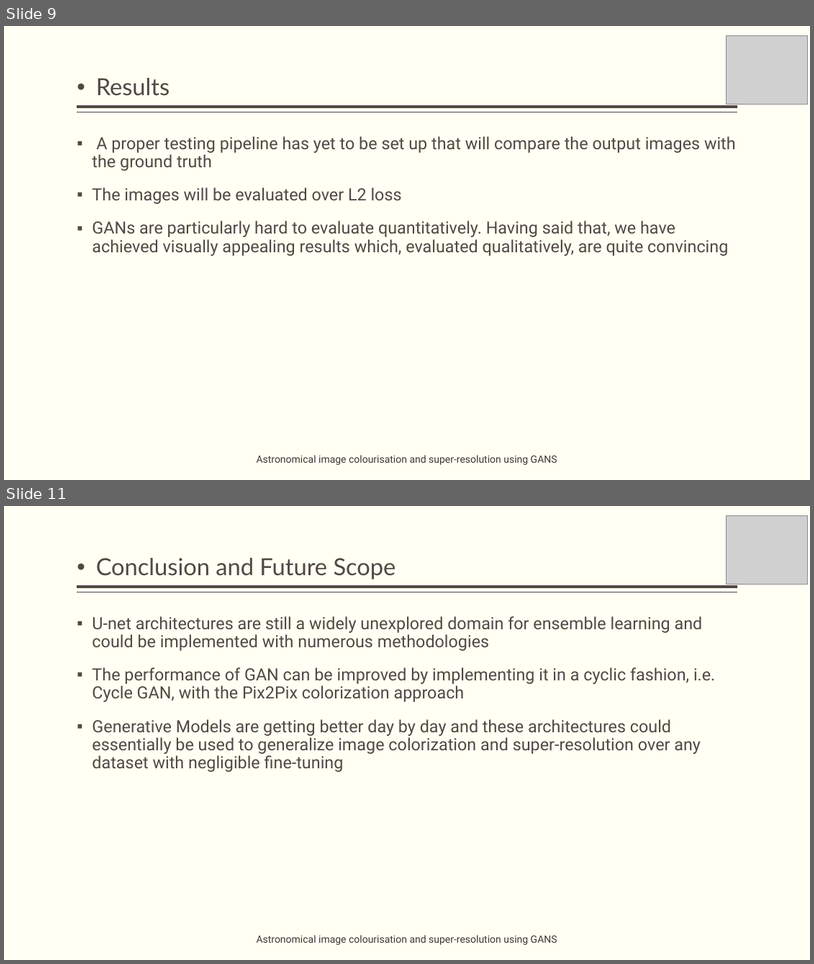
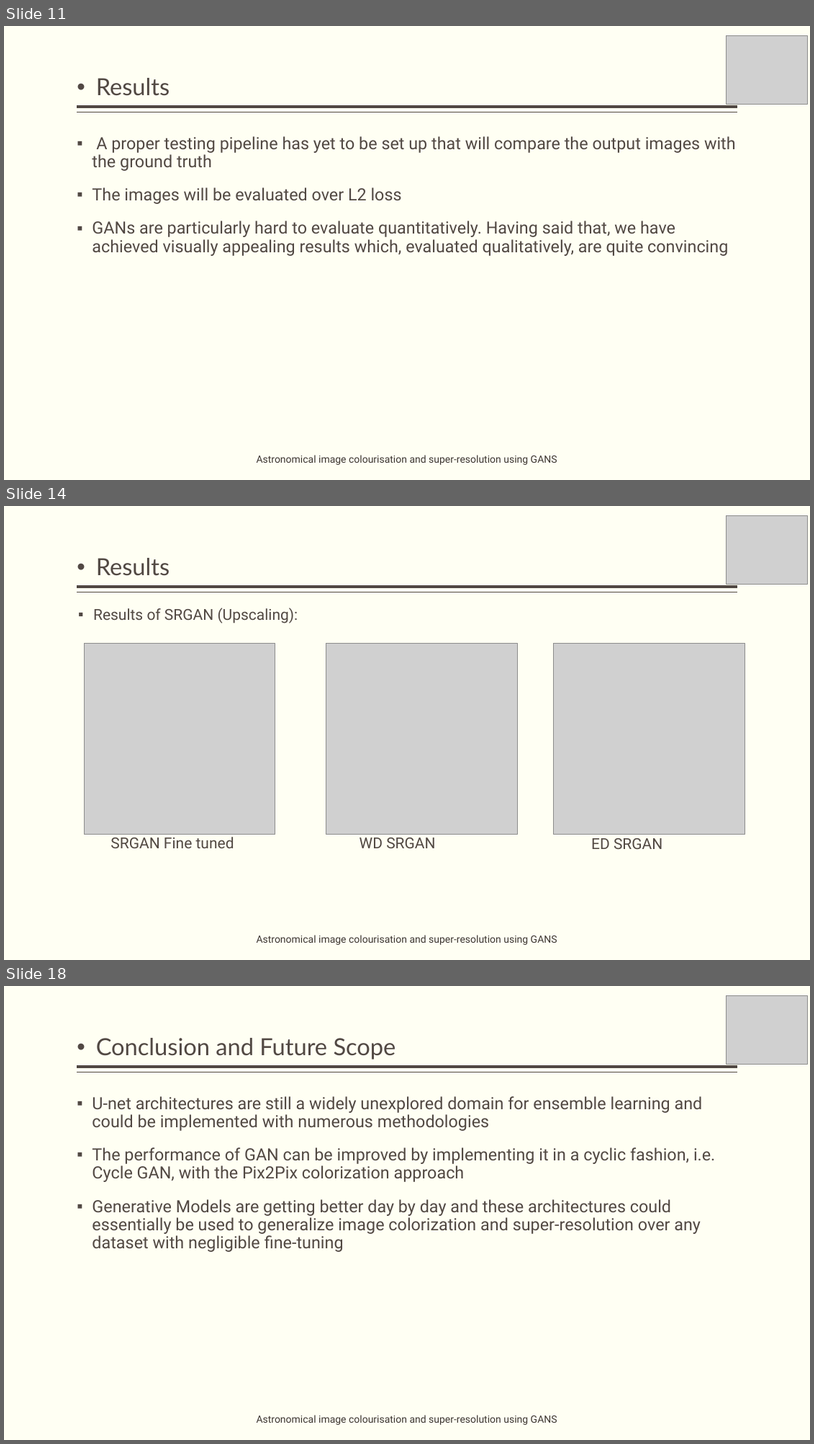
Before and after one commit to obi-wan-shinobi/Literature-Review, a slide deck: Presentation/Stage_2/stage_2_presentation.pptx. Shown one above the other, each under a label of ours: slides 9 and 11 before the commit, slides 11, 14 and 18 after it; the slides between them are not shown. The pictures are 814x964 and 814x1444 pixels, drawn with LibreOffice and Linux fonts; fonts in the diff are those of the drawing; grey boxes stand for pictures. Boxes give left, top, right and bottom in pixels: in the first picture for what was removed or moved away, otherwise in the second. Text is boxed around its words. In the diff, an @@ line names an element or a change of style, - is before the commit and + after.

```diff
--- a/Presentation/Stage_2/stage_2_presentation.pptx
+++ b/Presentation/Stage_2/stage_2_presentation.pptx
@@ slide 14 added at [4,506,810,960], background #FFFFF3; not listed: 2 template elements that a slide beside it also shows @@
@@ picture added at [726,515,808,584] @@
@@ title added at [96,558,170,576], 28 pt, text #514843 @@
+• Results
@@ text added at [93,608,298,623], 18 pt, text #514843 @@
+▪ Results of SRGAN (Upscaling):
@@ picture added at [84,644,275,834] @@
@@ picture added at [327,644,517,834] @@
@@ picture added at [554,644,745,834] @@
@@ text added at [111,836,234,848], 18 pt, text #514843 @@
+SRGAN Fine tuned
@@ text added at [360,837,435,848], 18 pt, text #514843 @@
+WD SRGAN
@@ text added at [592,838,663,849], 18 pt, text #514843 @@
+ED SRGAN
@@ text added at [257,934,558,944], 12 pt, text #3D3632 @@
+Astronomical image colourisation and super-resolution using GANS
@@ what was slide 9 is now slide 11 @@
@@ what was slide 11 is now slide 18 @@
```
Also in this commit, not shown: 4 slides changed, 5 other slides added, 11 other files.
